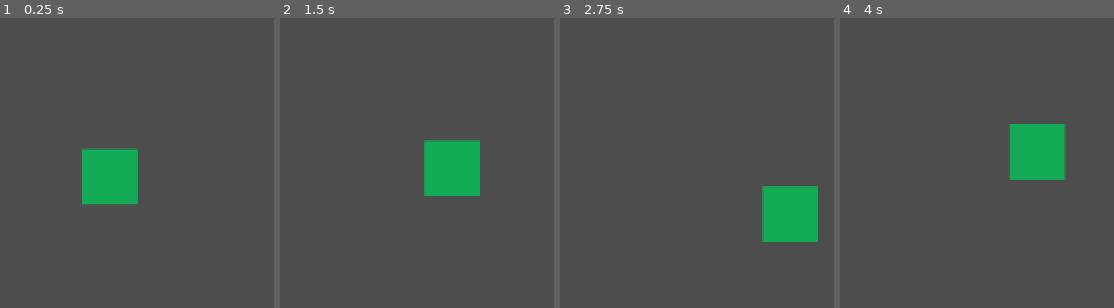
Above: before the commit, frames 1-4 (left to right).
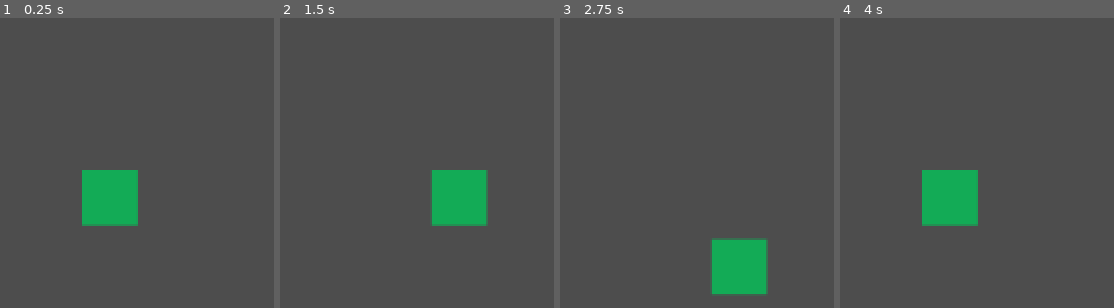
Above: after the commit, the same moments.

Repository: jedim101/snake
Game: Godot game, scene res://scenes/player.tscn
The game is run twice, just before and just after one commit, with the same random seed, the same clock (stepped at 60 frames per second) and the same inputs. This scene is started directly instead of the project's main scene.
Inputs:
- Up to frame 1 (0.25 s): no input
- Up to frame 2 (1.5 s): hold Right (move_right) 0.53-1.28 s; hold Down (move_down) from 1.28 s (still down)
- Up to frame 3 (2.75 s): release Down (move_down) at 2.03 s; hold Right (move_right) from 2.03 s (still down)
- Up to frame 4 (4 s): release Right (move_right) at 2.78 s; hold Up (move_up) 2.78-3.53 s; hold Left (move_left) from 3.53 s (still down)

The runs differ from the first frame. In frame 1, 3.1% of the frame differs, in the area x 29-51%, y 44-72%; in frame 2, 4.8%; in frame 3, 7.9%; in frame 4, 7.9%, in the area x 29-83%, y 36-72%.

Commit message:
no continuous movement

Diff:
--- a/scenes/player.gd
+++ b/scenes/player.gd
@@ -1,13 +1,12 @@
 extends Area2D
 
-@export var speed = 400 # How fast the player will move (pixels/sec).
 var screen_size # Size of the game window.
 var direction = Vector2(0, -1)
 
 # Called when the node enters the scene tree for the first time.
 func _ready():
+	$Timer.start()
 	screen_size = get_viewport_rect().size
-
 
 # Called every frame. 'delta' is the elapsed time since the previous frame.
 func _process(delta):
@@ -20,8 +19,8 @@
 	elif Input.is_action_pressed("move_up"):
 		direction = Vector2(0, -1)
 
-	#if velocity.length() > 0:
-		#velocity = velocity.normalized() * speed
+func _on_Timer_timeout():
+	position += direction * 50
+	position = position.clamp(Vector2.ZERO, screen_size)
 
-	position += direction
-	position = position.clamp(Vector2.ZERO, screen_size)
+	$Timer.start()
--- a/scenes/player.tscn
+++ b/scenes/player.tscn
@@ -18,3 +18,7 @@
 [node name="CollisionShape2D" type="CollisionShape2D" parent="."]
 position = Vector2(20, 20)
 shape = SubResource("RectangleShape2D_tykbi")
+
+[node name="Timer" type="Timer" parent="."]
+
+[connection signal="timeout" from="Timer" to="." method="_on_Timer_timeout"]
